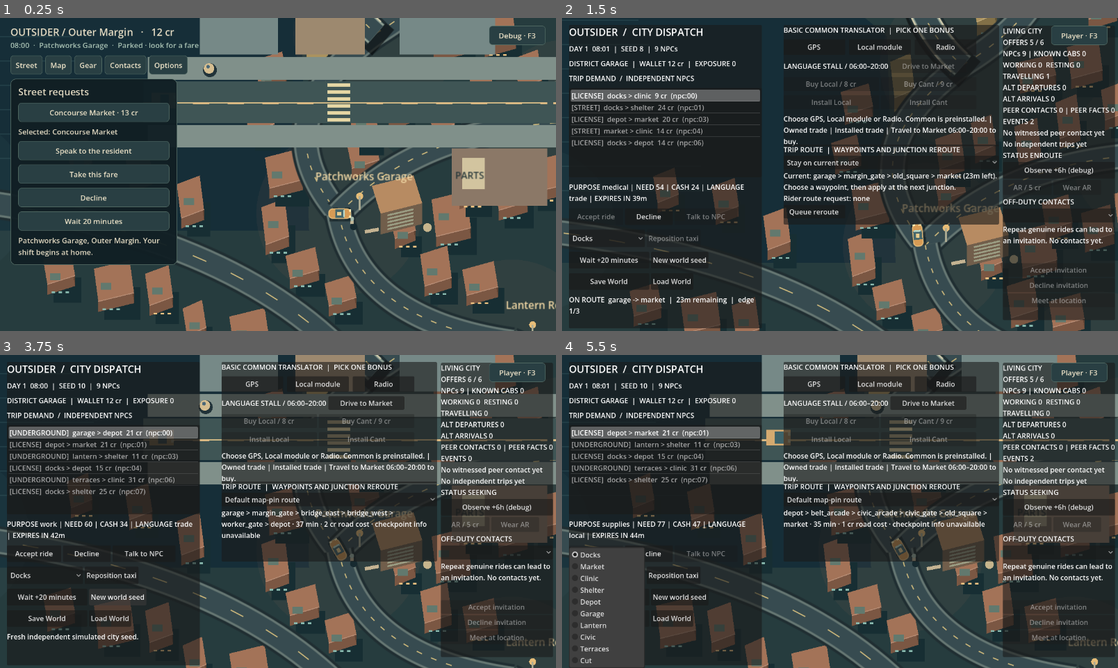
Above: before the commit, frames 1-4 (two rows, left to right).
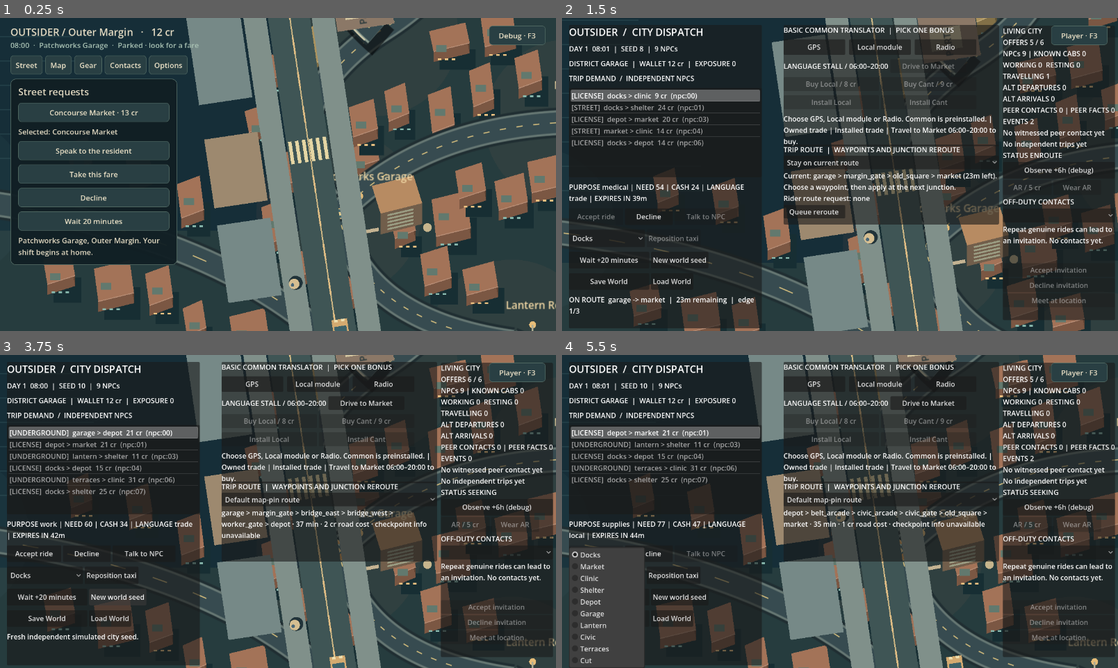
Above: after the commit, the same moments.

Repository: MohamedXIV/outsider-driver-2d
Game: Godot game, scene res://scenes/sandbox.tscn
Two runs of this game, one before a commit and one after it. Both use one fixed random seed, a clock stepped at 60 frames per second and the inputs below.
Inputs:
- Up to frame 1 (0.25 s): no input
- Up to frame 2 (1.5 s): click "Debug · F3" at 0.5 s; click "Accept ride" at 1.25 s
- Up to frame 3 (3.75 s): click "New world seed" at 2 s; click "Accept ride" at 2.75 s; click "New world seed" at 3.5 s
- Up to frame 4 (5.5 s): click "Decline" at 4.25 s; click "Docks" at 5 s

The runs differ from the first frame. In frame 1, 33% of the frame differs, in the area x 26-100%, y 0-100%; in frame 2, 15%; in frame 3, 21%; in frame 4, 21%.

Commit message:
feat: let the actual player taxi yield at a world-aligned Patchworks crossing

Diff:
--- a/scripts/sandbox/sandbox_main.gd
+++ b/scripts/sandbox/sandbox_main.gd
@@ -150,14 +150,20 @@
 		_city.visual_fraction = 0.0
 		_city.queue_redraw()
 		return
+	# Reconcile real scene proximity before advancing the next world tick.
+	# A local pedestrian can hold the actual player taxi at a grounded zebra;
+	# never stop the city clock, other NPCs or money settlement elsewhere.
+	_sync_local_pedestrian()
 	_elapsed += maxf(delta, 0.0)
 	while _elapsed >= REAL_SECONDS_PER_STEP:
 		_elapsed -= REAL_SECONDS_PER_STEP
+		_update_player_crossing_yield()
 		_world.advance(1)
 		_render()
 	# Nearby NPCs keep walking when the player's taxi is parked. The visual
 	# fraction belongs to presentation time, NOT the player's travel state.
-	_city.visual_fraction = clampf(_elapsed / REAL_SECONDS_PER_STEP, 0.0, 1.0)
+	_city.visual_fraction = 0.0 if not _world.route_hold_id.is_empty() else \
+			clampf(_elapsed / REAL_SECONDS_PER_STEP, 0.0, 1.0)
 	_city.queue_redraw()
 	_sync_local_pedestrian()
 
@@ -467,8 +473,20 @@
 
 # Local native Godot navigation runs only for a genuine resident in the garage
 # vicinity. It is one shared world, not an alternate passenger simulator.
+func _update_player_crossing_yield() -> void:
+	if not _world.route_hold_id.is_empty():
+		if _street_pilot==null or _street_pilot.world_reported_arrival \
+				or _street_pilot.pedestrian.crossing_completed:
+			_world.release_crossing_yield()
+		return
+	if _street_pilot!=null and _street_pilot.pedestrian.crossing_reserved \
+			and not _street_pilot.pedestrian.crossing_completed \
+			and SandboxStreetRouteBinding.approaching(_world):
+		_world.begin_crossing_yield()
+
+
 func _sync_local_pedestrian() -> void:
-	var visible_neighborhood: bool=_world.player_district=="garage" and not _world.is_travelling()
+	var visible_neighborhood: bool=SandboxStreetRouteBinding.in_neighborhood(_world)
 	if not visible_neighborhood:
 		if _street_pilot != null:
 			if not _street_pilot.world_reported_arrival:
@@ -504,7 +522,9 @@
 	local.world=_world
 	local.walking_npc_id=npc_id
 	local.resume_state=_street_restore_state.duplicate(true)
-	local.position=SandboxCityView.project(SandboxRoads.map_position("garage"))-Vector2(320.0,480.0)
+	# Author the crossing on the actual route-graph edge and in the actual
+	# ground plane; no unrelated screen-space fake crossing.
+	local.transform=SandboxStreetRouteBinding.street_transform()
 	local.z_index=5
 	_street_pilot=local
 	_city.local_active_npc_id=npc_id
--- a/scripts/sandbox/sandbox_pedestrian_actor.gd
+++ b/scripts/sandbox/sandbox_pedestrian_actor.gd
@@ -11,6 +11,7 @@
 var crossing_reserved: bool = false
 var crossing_completed: bool = false
 var did_arrive: bool = false
+var block_for_player: bool = false
 var traffic: CharacterBody2D
 var _agent: NavigationAgent2D
 var _target_set: bool = false
@@ -59,7 +60,8 @@
 	# Local right-of-way is separate from NavigationAgent's pathfinding.
 	if not crossing_completed and position.x >= CROSS_X - 19.0:
 		crossing_reserved = true
-		if traffic != null and not SandboxStreetPriority.pedestrian_may_enter(traffic.position.x):
+		if block_for_player or (traffic != null and \
+				not SandboxStreetPriority.pedestrian_may_enter(traffic.position.x)):
 			velocity = Vector2.ZERO
 			_agent.set_velocity(Vector2.ZERO)
 			return
--- a/scripts/sandbox/sandbox_street_pilot.gd
+++ b/scripts/sandbox/sandbox_street_pilot.gd
@@ -105,6 +105,8 @@
 	# Crossing priority is traffic policy, not an automatic NavMesh feature.
 	if car == null or pedestrian == null:
 		return
+	pedestrian.block_for_player = embedded and \
+			SandboxStreetRouteBinding.taxi_occupies_crosswalk(world)
 	var occupied: bool = pedestrian.crossing_reserved and not pedestrian.crossing_completed
 	var traffic_speed: float = SandboxStreetPriority.vehicle_velocity(
 			car.position.x,pedestrian.crossing_reserved,
--- a/tests/test_street_main_scene.gd
+++ b/tests/test_street_main_scene.gd
@@ -19,8 +19,11 @@
 	assert(scene._street_pilot.world == original_world)
 	assert(scene._street_pilot.walking_npc_id == initial_actor)
 	assert(original_world.resident(initial_actor)["local_pedestrian_trip"]["status"] == "walking")
-	var expected_anchor: Vector2 = SandboxCityView.project(SandboxRoads.map_position("garage")) - Vector2(320.0,480.0)
-	assert(scene._street_pilot.position.distance_to(expected_anchor) < .1)
+	var zebra: Vector2=scene._street_pilot.to_global(Vector2(
+			SandboxStreetModule.CROSS_X,SandboxStreetModule.LANE_Y))
+	assert(zebra.distance_to(SandboxStreetRouteBinding.crossing_position())<.01,
+			"The garage zebra must be on the real ground-level taxi road edge")
+	assert(SandboxStreetRouteBinding.grounded())
 	var departure_events: int = 0
 	for e in original_world.events:
 		if e["kind"] == "local_pedestrian_departed":
